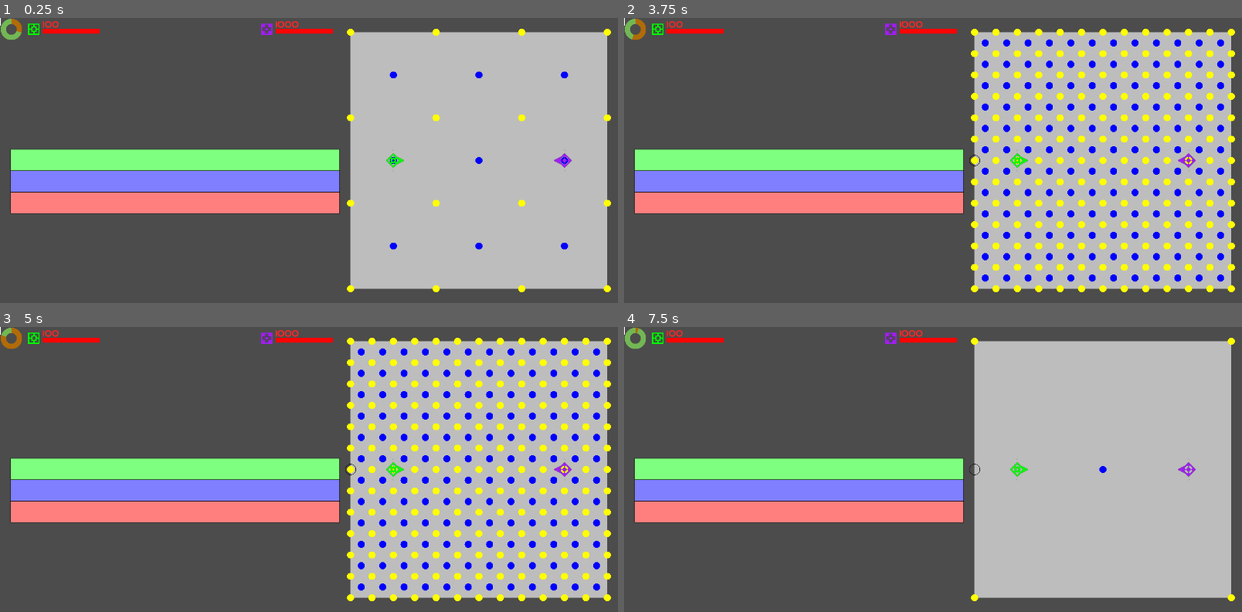
Above: before the commit, frames 1-4 (two rows, left to right).
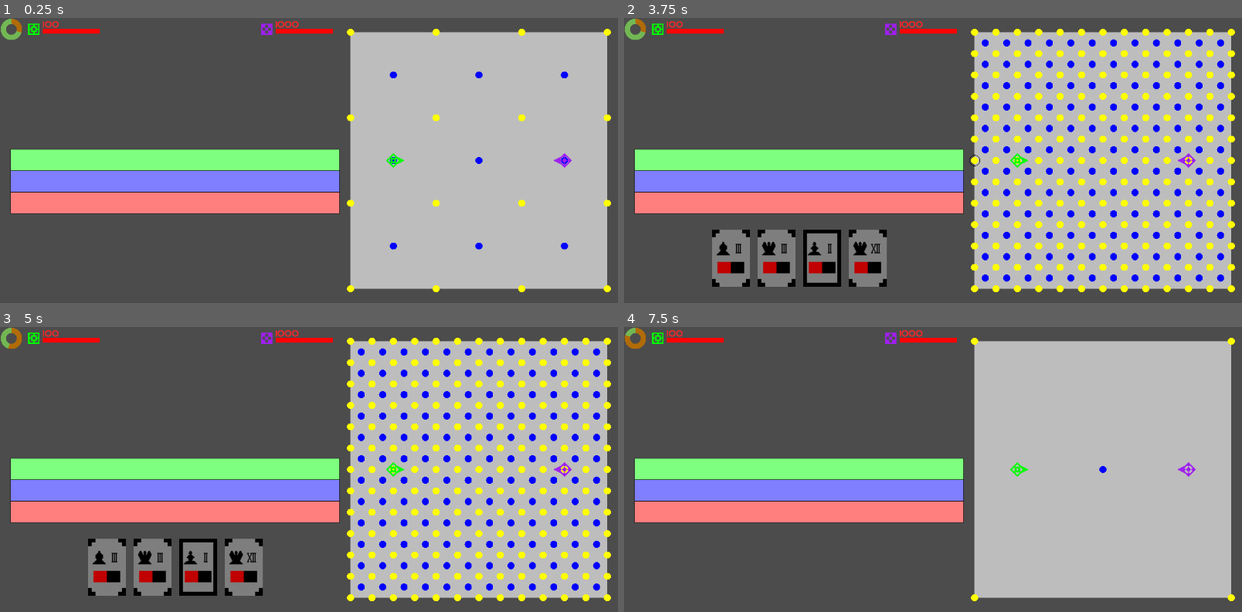
Above: after the commit, the same moments.

Repository: Pe3Hu/kanikani
Game: Godot game, scene res://scenes/Game.tscn
Two runs of this game, one before a commit and one after it. Both use one fixed random seed, a clock stepped at 60 frames per second and the inputs below.
Inputs (mouse positions are in pixels of both pictures, inside the frame that each line leads up to):
- Up to frame 1 (0.25 s): no input
- Up to frame 2 (3.75 s): tap Enter at 0.5, 2 s; move the mouse to (1068, 146) at 0.52 s; hold W 0.53-1.28 s; tap Q at 0.6, 2.85 s; click (1068, 146) at 0.67 s; tap Space at 1.25, 2.75 s; move the mouse to (809, 174) at 1.27 s; hold S 1.28-2.03 s; tap 1 at 1.35, 3.6 s; click (809, 174) at 1.42 s; move the mouse to (994, 97) at 2.02 s; hold W 2.03-3.53 s; tap 2 at 2.1 s; click (994, 97) at 2.17 s; move the mouse to (902, 217) at 2.77 s; click (902, 217) at 2.92 s; move the mouse to (1118, 203) at 3.52 s; hold A from 3.53 s (still down); click (1118, 203) at 3.67 s
- Up to frame 3 (5 s): keep holding A; move the mouse to (123, 426) at 4.27 s; tap 2 at 4.35 s; click (123, 426) at 4.42 s
- Up to frame 4 (7.5 s): move the mouse to (963, 469) at 5.02 s; release A at 5.03 s; hold S 5.03-5.78 s; tap Q at 5.1, 7.35 s; click (963, 469) at 5.17 s; tap Enter at 5.75 s; move the mouse to (840, 398) at 5.77 s; hold W from 5.78 s (still down); tap 1 at 5.85 s; click (840, 398) at 5.92 s; tap Space at 6.5 s; move the mouse to (1068, 455) at 6.52 s; tap 2 at 6.6 s; click (1068, 455) at 6.67 s; move the mouse to (809, 483) at 7.27 s; click (809, 483) at 7.42 s

The runs differ from the first frame. In frame 1, less than 0.1% of the frame differs, in the area x 0-93%, y 0-54%; in frame 2, 4.9%; in frame 3, 4.9%, in the area x 0-93%, y 0-95%; in frame 4, 0.2%.
Error before the commit: Invalid get index 'background' (on base: 'Dictionary'). (res://scripts/Act.gd:14)
Error after the commit: Invalid call. Nonexistent function 'switch_narrow' in base 'String'. (res://scripts/Classes_3.gd:289)

Commit message:
update version 0.0082
1. small Etude update

Diff:
--- a/scenes/Act.tscn
+++ b/scenes/Etude.tscn
@@ -1,12 +1,12 @@
 [gd_scene load_steps=5 format=2]
 
 [ext_resource path="res://assets/dancers/champion_icon.png" type="Texture" id=1]
-[ext_resource path="res://assets/effects/move/king.png" type="Texture" id=2]
-[ext_resource path="res://scripts/Act.gd" type="Script" id=3]
+[ext_resource path="res://scripts/Etude.gd" type="Script" id=2]
+[ext_resource path="res://assets/effects/move/king.png" type="Texture" id=3]
 [ext_resource path="res://assets/timeflow/narrow.png" type="Texture" id=4]
 
-[node name="Act" type="Node2D"]
-script = ExtResource( 3 )
+[node name="Etude" type="Node2D"]
+script = ExtResource( 2 )
 
 [node name="Dancer" type="Sprite" parent="."]
 visible = false
@@ -16,7 +16,7 @@
 [node name="Narrow" type="Sprite" parent="."]
 texture = ExtResource( 4 )
 
-[node name="Effect" type="Sprite" parent="."]
+[node name="Act" type="Sprite" parent="."]
 visible = false
-texture = ExtResource( 2 )
+texture = ExtResource( 3 )
 offset = Vector2( 16, 0 )
--- a/scenes/Game.tscn
+++ b/scenes/Game.tscn
@@ -39,7 +39,7 @@
 [node name="Timeflow" type="Node2D" parent="."]
 script = ExtResource( 4 )
 
-[node name="Acts" type="Node" parent="Timeflow"]
+[node name="Etudes" type="Node" parent="Timeflow"]
 
 [node name="UIDancers" type="Node" parent="."]
 
--- a/scripts/Card.gd
+++ b/scripts/Card.gd
@@ -3,8 +3,6 @@
 
 var obj = {}
 
-func _ready() -> void:
-	self.connect("mouse_entered", self, "_on_Card_mouse_entered")
 
 func set_spirtes(data_):
 	obj.card = data_
@@ -31,11 +29,7 @@
 				path = path+"cards/"
 				name_ = obj.card.word.border+name_
 
-		var texture = ImageTexture.new()
-		var image = Image.new()
-		image.load(path+name_)
-		texture.create_from_image(image)
-		sprite.texture = texture
+		sprite.texture = load(path+name_)
 
 func get_size():
 	var shape = get_node("CollisionShape2D").get_shape()
--- a/scripts/Classes_1.gd
+++ b/scripts/Classes_1.gd
@@ -124,6 +124,7 @@
 class Etude:
 	var num = {}
 	var word = {}
+	var vec = {}
 	var arr = {}
 	var obj = {}
 	var scene = {}
@@ -131,23 +132,31 @@
 
 	func _init(input_):
 		obj.dancer = input_.dancer
+		vec.position = Vector2()
+		vec.bias = Vector2()
 		arr.act = []
+		obj.cord = null
 		init_scenes()
 		reset()
 
 	func init_scenes():
-		scene.act = Global.scene.act.instance()
-		Global.node.Acts.add_child(scene.act)
-		scene.act.set_sprites(self)
+		scene.etude = Global.scene.etude.instance()
+		Global.node.Etudes.add_child(scene.etude)
+		scene.etude.set_sprites(self)
 
 	func reset():
+		arr.act = []
 		num.time = 0
-		word.cord = ""
+
+		if obj.cord != null:
+			obj.cord.clean_etude(self)
+
+		obj.cord = null
 		obj.pas =  null
 		obj.exam = null
 
 	func set_parts(data_):
-		word.cord = data_.cord
+		obj.cord = data_.cord
 		obj.pas = data_.pas
 		obj.exam = data_.exam
 
@@ -156,17 +165,37 @@
 		arr.act.append(act)
 
 	func calc_total_time():
+		#print(arr.act)
 		for act in arr.act:
 			act.calc_time()
 			num.time += act.num.time.max
+
+		vec.position = Vector2()
+		vec.position += obj.cord.arr.vertex.front()
+		vec.bias = Vector2()
+		vec.bias += obj.cord.arr.vertex.front()
+		#print(vec.position,num.time)
+		shift(vec.position)
 
 	func perform():
 		if arr.act.size() > 0:
 			arr.act.front().perform_stage()
 		else:
-			Global.current.dancer = self
+			Global.current.dancer = obj.dancer
 			reset()
 			Global.obj.easel.next_action()
+
+	func shift(vec_):
+		vec.position += vec_
+		vec.bias += vec_
+
+		if vec.position.x <= obj.cord.obj.timeflow.num.x.left:
+			vec.position.x = obj.cord.obj.timeflow.num.x.left
+
+		if obj.cord.obj.timeflow.flag.narrow:
+			scene.etude.position = vec.position
+		else:
+			scene.etude.position = vec.bias
 
 class Dancer:
 	var num = {}
@@ -187,8 +216,8 @@
 		init_exams()
 		init_pass()
 		init_croupier()
+		set_color()
 		init_etude()
-		set_color()
 		vec.eye = Vector2(1,0)
 		num.angle = {}
 		num.angle.current = 0
@@ -296,8 +325,8 @@
 
 	func get_angle_by_target(dot_):
 		var vector = dot_.vec.position-vec.position
-		if obj.troupe.word.team == "champion":
-			print(vec.eye,vec.eye.angle_to(vector))
+		#if obj.troupe.word.team == "champion":
+		#	print(vec.eye,vec.eye.angle_to(vector))
 		num.angle.target = vec.eye.angle_to(vector)+num.angle.current
 
 	func rotate_by(angle_):
@@ -340,9 +369,9 @@
 			else:
 				Global.current.dot = null
 
-	func set_pas_target_dot(position_):
+	func set_pas_target_dot():
 		var goal = obj.etude.obj.exam.obj.examinee.get_goal()
-		obj.ballroom.find_nearest_dot(position_)
+		obj.ballroom.find_nearest_dot(goal)
 
 		if Global.current.dot != null:
 			Global.current.pas.obj.dot = Global.current.dot
--- a/scripts/Classes_2.gd
+++ b/scripts/Classes_2.gd
@@ -158,7 +158,7 @@
 
 		goal /= dict.main.size()
 		#var dancer = Global.obj.ballroom.dict.position[goal].obj.dancer
-		#print(goal, Global.obj.ballroom.dict.position[goal], dancer)
+		#rint(goal, Global.obj.ballroom.dict.position[goal], dancer)
 		return goal
 
 class Zone:
@@ -212,7 +212,7 @@
 				return inside
 
 	func rise_scale(value_):
-		print(vec.scale.current.x)
+		#rint(vec.scale.current.x)
 		vec.scale.current += Vector2(value_,value_)
 		scene.zone.scale = vec.scale.current
 
@@ -303,14 +303,14 @@
 			"hitch":
 				check = obj.challenge.num.hitch != 0
 			"place processing":
-				if obj.exam.obj.challenge.flag.convergence:
+				if obj.challenge.flag.convergence:
 					match data_.content:
 						"rotate":
 							check = false
 						"move":
 							check = false
 			"target processing":
-				if obj.exam.obj.challenge.flag.convergence:
+				if obj.challenge.flag.convergence:
 					match data_.content:
 						"rotate":
 							check = false
@@ -339,16 +339,20 @@
 			obj.pas.obj.card = self
 
 	func preuse():
+		var cord = "standart"
+		var data = {}
+		data.cord = Global.obj.timeflow.dict.cord[cord]
+		data.pas = obj.pas
+		data.exam = obj.exam
+		obj.dancer.obj.etude.set_parts(data)
+
 		for phase in Global.dict.effect.phase.keys():
 			for content in Global.dict.effect.phase[phase]:
-				var data = {}
 				data.phase = phase
 				data.content = content
-				print(data)
 
 				if obj.exam.check_content(data):
 					data.dancer = obj.dancer
-					data.cord = "standart"
 					obj.dancer.obj.etude.add_act(data)
 
 		Global.obj.timeflow.add_temp(obj.dancer)
--- a/scripts/Classes_3.gd
+++ b/scripts/Classes_3.gd
@@ -18,7 +18,7 @@
 		obj.etude = obj.dancer.obj.etude
 		num.step = {}
 		num.step.current = 0
-		set_max()
+		set_step_max()
 		num.time = {}
 		num.time.current = 0
 		num.time.max = 0
@@ -27,7 +27,7 @@
 		#init_scenes()
 		set_stages()
 
-	func set_max():
+	func set_step_max():
 		if obj.dancer.obj.feature.dict.keys().has(word.content):
 			num.step.max = obj.dancer.obj.feature.dict[word.content].current
 		else:
@@ -44,12 +44,18 @@
 	func calc_time():
 		match word.content:
 			"rotate":
-				num.time = obj.dancer.get_time_for_rotate()
+				num.time.max = obj.dancer.get_time_for_rotate()
+			"move":
+				num.time.max = obj.dancer.get_time_for_move()
+			"preparation":
+				num.time.max = obj.etude.obj.exam.obj.challenge.num.preparation.max
+			"wait":
+				num.time.max = num.step.max
 
 	func perform_stage():
 		update_value()
 
-		match Global.dict.effect.stage[num.stage.current]:
+		match arr.stage[num.stage.current]:
 			"prelude":
 				prelude()
 			"rise":
@@ -165,11 +171,19 @@
 		data.value = obj.timeflow.num.time.current + obj.temp.arr.act.front().num.time.max
 		data.etude = obj.temp
 		obj.timeflow.arr.timeline.append(data)
+		print(obj.temp.obj.cord)
 		obj.temp = null
 
 	func perform():
 		for etude in arr.etude:
 			etude.perform()
+
+	func clean_etude(etude_):
+		arr.etude.erase(etude_)
+
+		for timeline in obj.timeflow.arr.timeline:
+			if timeline.etude == etude_:
+				obj.timeflow.arr.timeline.erase(timeline)
 
 class Dent:
 	var num = {}
@@ -187,8 +201,8 @@
 		for _i in arr.vertex.size():
 			arr.vertex[_i].x += vec_.x
 
-			if arr.vertex[_i].x <= Global.obj.timeflow.num.begin:
-				arr.vertex[_i].x = Global.obj.timeflow.num.end-(Global.obj.timeflow.num.begin-arr.vertex[_i].x)
+			if arr.vertex[_i].x <= Global.obj.timeflow.num.x.left:
+				arr.vertex[_i].x = Global.obj.timeflow.num.x.right-(Global.obj.timeflow.num.x.left-arr.vertex[_i].x)
 
 class Timeflow:
 	var num = {}
@@ -201,6 +215,7 @@
 		num.time = {}
 		num.time.current = 0
 		num.shift = Global.num.dent.x
+		num.x = {}
 		arr.timeline = []
 		flag.narrow = true
 		flag.stop = false
@@ -229,7 +244,7 @@
 		input.vertexs.append(vertex)
 		vertex.y -= Global.vec.cord.size.y*Global.arr.cord.size()
 		input.vertexs.append(vertex)
-		num.begin = vertex.x
+		num.x.left = vertex.x
 
 		for _i in Global.num.dent.n:
 			var dent = Classes_3.Dent.new(input)
@@ -238,7 +253,7 @@
 			for _j in input.vertexs.size():
 				input.vertexs[_j].x += x
 
-		num.end = input.vertexs.front().x
+		num.x.right = input.vertexs.front().x
 
 	func tick(delta_):
 		num.delta = delta_
@@ -257,8 +272,8 @@
 				dent.shift(shift)
 
 			for timeline in arr.timeline:
+				timeline.etude.shift(shift)
 				timeline.etude.perform()
-				timeline.etude.shift(shift)
 		else:
 			Global.flag.timeline = false
 
@@ -277,22 +292,34 @@
 	func launch_mobs():
 		for team in Global.obj.ballroom.dict.troupe.keys():
 			for dancer in Global.obj.ballroom.dict.troupe[team].arr.dancer:
+				var cord = "standart"
 				var data = {}
+				data.dancer = dancer
+				data.cord = dict.cord[cord]
+				data.pas = null
+				data.exam = null
+				dancer.obj.etude.set_parts(data)
+
 				data.phase = "rest"
 				data.content = "wait"
-				data.cord = "standart"
-				data.dancer = dancer
 				dancer.obj.etude.add_act(data)
 				add_temp(dancer)
 
 		fix_temp()
 
 	func add_temp(dancer_):
-		var cord = dancer_.obj.etude.arr.act.front().word.cord
+		var cord = dancer_.obj.etude.obj.cord
+		cord.obj.temp = dancer_.obj.etude
+		#dancer_.obj.etude.obj.cord = cord
 		dancer_.obj.etude.calc_total_time()
-		dict.cord[cord].obj.temp = dancer_.obj.etude
 
 	func fix_temp():
 		for key in dict.cord.keys():
 			if dict.cord[key].obj.temp != null:
 				dict.cord[key].fix_temp()
+
+	func clean_temp():
+		for key in dict.cord.keys():
+			if dict.cord[key].obj.temp != null:
+				dict.cord[key].obj.temp.reset()
+				dict.cord[key].obj.temp = null
--- a/scripts/DancerMap.gd
+++ b/scripts/DancerMap.gd
@@ -5,11 +5,7 @@
 	var sprite = get_node("Sprite")
 	var path = "res://assets/dancers/"
 	var name_ = team_+"_arrow.png"
-	var texture = ImageTexture.new()
-	var image = Image.new()
-	image.load(path+name_)
-	texture.create_from_image(image)
-	sprite.texture = texture
+	sprite.texture = load(path+name_)
 	sprite.modulate = color_
 
 func rotate(angle_):
--- a/scripts/DancerUI.gd
+++ b/scripts/DancerUI.gd
@@ -5,11 +5,7 @@
 	var sprite = get_node("Sprite")
 	var path = "res://assets/dancers/"
 	var name_ = team_+"_icon.png"
-	var texture = ImageTexture.new()
-	var image = Image.new()
-	image.load(path+name_)
-	texture.create_from_image(image)
-	sprite.texture = texture
+	sprite.texture = load(path+name_)
 	sprite.modulate = color_
 
 func set_healt(dancer):
--- a/scripts/DrawBallroom.gd
+++ b/scripts/DrawBallroom.gd
@@ -34,5 +34,5 @@
 	for index_point in range(nb_points):
 		draw_line(points_arc[index_point], points_arc[index_point + 1], color)
 
-func _process(delta):
+func _process(delta_):
 	update()
--- a/scripts/DrawTimeflow.gd
+++ b/scripts/DrawTimeflow.gd
@@ -16,6 +16,5 @@
 		#for dent in Global.obj.timeflow.arr.dent:
 		#	draw_line(dent.arr.vertex.front(),dent.arr.vertex.back(),dent.color.line,dent.num.weight)
 
-func _process(delta):
-
+func _process(delta_):
 	update()
--- a/scripts/Act.gd
+++ b/scripts/Etude.gd
@@ -16,25 +16,29 @@
 				path = "res://assets/timeflow/"
 				name_ = key.to_lower()+name_
 				sprite.modulate = act_.obj.dancer.color.background
-			"Effect":
-				path = "res://assets/effects/"
 
-				match act_.obj.effect.word.content:
-					"rotate":
-						name_ = act_.obj.effect.word.content+name_
-					"move":
-						path += act_.obj.effect.word.content+"/"
-						name_ = act_.obj.card.obj.pas.word.chesspiece+name_
-					"exam":
-						var team = act_.obj.dancer.obj.troupe.word.team
-						path += act_.obj.effect.word.content+"/"+team+"/"
-						name_ = act_.obj.card.obj.exam.word.name+name_
-					"aim":
-						name_ = act_.obj.effect.word.content+name_
-					"hitch":
-						name_ = act_.obj.effect.word.content+name_
-					"rest":
-						name_ = act_.obj.effect.word.content+name_
+		sprite.texture = load(path+name_)
+
+func set_act(act_):
+		var sprite = get_node("Act")
+		var path = "res://assets/effects/"
+		var name_ = ".png"
+
+		match act_.word.content:
+			"rotate":
+				name_ = act_.obj.effect.word.content+name_
+			"move":
+				path += act_.obj.effect.word.content+"/"
+				name_ = act_.obj.card.obj.pas.word.chesspiece+name_
+			"preparation":
+				var team = act_.obj.dancer.obj.troupe.word.team
+				path += act_.obj.effect.word.content+"/"+team+"/"
+				name_ = act_.obj.card.obj.exam.word.name+name_
+		match act_.word.phase:
+			"hitch":
+				name_ = act_.obj.effect.word.content+name_
+			"rest":
+				name_ = act_.obj.effect.word.content+name_
 
 		var texture = ImageTexture.new()
 		var image = Image.new()
--- a/scripts/Game.gd
+++ b/scripts/Game.gd
@@ -16,7 +16,7 @@
 
 				if Global.obj.ballroom.check_borderline(mouse):
 					if Global.current.dancer != null:
-						Global.current.dancer.set_target_dot(mouse)
+						Global.current.dancer.set_pas_place_dot(mouse)
 
 			Global.flag.click = !Global.flag.click
 		else:
--- a/scripts/Global.gd
+++ b/scripts/Global.gd
@@ -200,14 +200,14 @@
 
 	arr.sprite = {}
 	arr.sprite.card = ["Chesspiece","Layer","Exam","Border"]
-	arr.sprite.act = ["Dancer","Effect","Narrow"]
+	arr.sprite.act = ["Dancer","Act","Narrow"]
 
 func init_scene():
 	scene.dancer = {}
 	scene.dancer.map = preload("res://scenes/DancerMap.tscn")
 	scene.dancer.ui = preload("res://scenes/DancerUI.tscn")
 	scene.card = preload("res://scenes/Card.tscn")
-	scene.act = preload("res://scenes/Act.tscn")
+	scene.etude = preload("res://scenes/Etude.tscn")
 	scene.zone = preload("res://scenes/Zone.tscn")
 
 func init_node():
@@ -218,7 +218,7 @@
 	node.MapDancers = get_node("/root/Game/Ballroom/MapDancers")
 	node.MapZones = get_node("/root/Game/Ballroom/MapZones")
 	node.UIDancers = get_node("/root/Game/UIDancers")
-	node.Acts = get_node("/root/Game/Timeflow/Acts")
+	node.Etudes = get_node("/root/Game/Timeflow/Etudes")
 
 func init_flag():
 	flag.click = false
--- a/scripts/Zone.gd
+++ b/scripts/Zone.gd
@@ -2,21 +2,19 @@
 
 
 func set_sprite(zone_):
-	var sprite = get_node("Sprite")
-	var path =  "res://assets/effects/zone/filled_"
-	var name_ = zone_.word.type+".png"
-	var texture = ImageTexture.new()
-	var image = Image.new()
-	image.load(path+name_)
-	texture.create_from_image(image)
-	sprite.texture = texture
-	sprite.modulate = zone_.color.background
-	var shape = get_node("CollisionShape2D")
+	if zone_.word.type != "homing":
+		var sprite = get_node("Sprite")
+		var path =  "res://assets/effects/zone/filled_"
+		var name_ = zone_.word.type+".png"
 
-	match zone_.word.type:
-		"circle":
-			shape.shape = CircleShape2D.new()
-			shape.shape.radius = Global.vec.zone.size.x
-		"rectangle":
-			shape.shape = RectangleShape2D.new()
-			shape.shape.extents = Global.vec.zone.size
+		sprite.texture = load(path+name_)
+		sprite.modulate = zone_.color.background
+		var shape = get_node("CollisionShape2D")
+
+		match zone_.word.type:
+			"circle":
+				shape.shape = CircleShape2D.new()
+				shape.shape.radius = Global.vec.zone.size.x
+			"rectangle":
+				shape.shape = RectangleShape2D.new()
+				shape.shape.extents = Global.vec.zone.size
